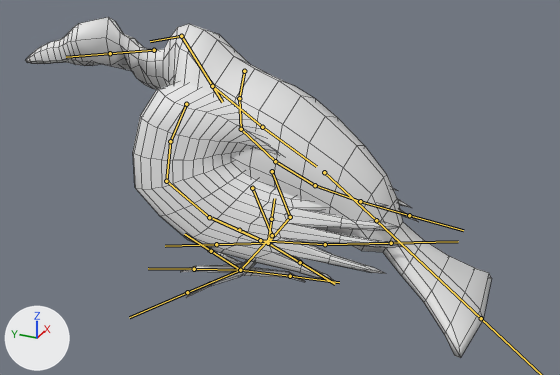
The FBX model Assets/Enemies/Models/Source/vulture.fbx as it was, and as the next commit left it.
Before and after are seen from a camera (50 mm lens) standing at (-2.76, -1.19, 1.96) and looking at (-0.05, 0.03, 0.61). Lighting does not change. The marker at lower left points along +X, +Y and +Z. Both versions are drawn at frame 1 of the action 'raven_armature|stand'; the numbers are the values there. The bones that bend it are drawn over the model as lines. Mesh edges are drawn as thin lines.

Objects in the first picture: 'raven_mesh'.
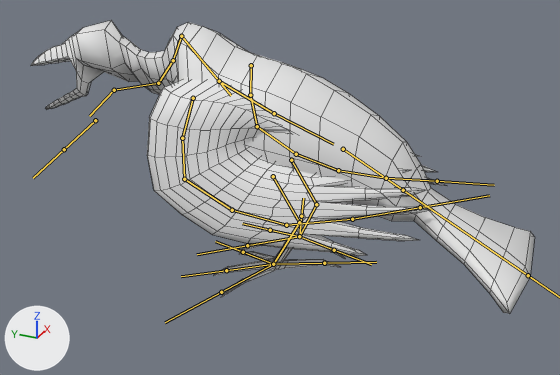
The edits, one by one:
Bone 'ROOT' (bone_root) turns from (0, 0, 0) to (0, -63, 0) degrees about its own x, y and z.
Bone 'Bone' (bone_bone) turns from (-6, -10, 27) to (-72, 23, 19) degrees about its own x, y and z.
Bone 'Bone.001' (bone_bone_001) turns from (0, 0, 0) to (72, 0, 0) degrees about its own x, y and z.

Location of each change, (x1, y1, x2, y2) in pixels of the pictures (560 x 375 px):
'raven_mesh', posed (8% wider, 14% shorter): before (25, 17, 492, 358); after (31, 20, 535, 314)
bone 'Bone', root to tip: before (181, 36) to (150, 41); after (181, 36) to (173, 60)
bone 'Bone.001', root to tip: before (181, 36) to (222, 102); after (181, 36) to (231, 95)
